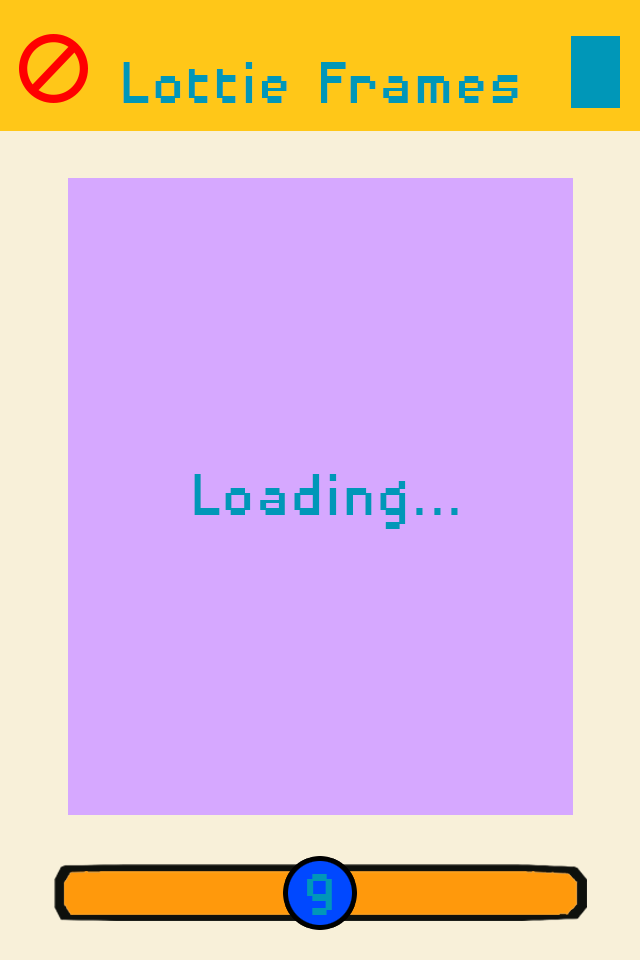
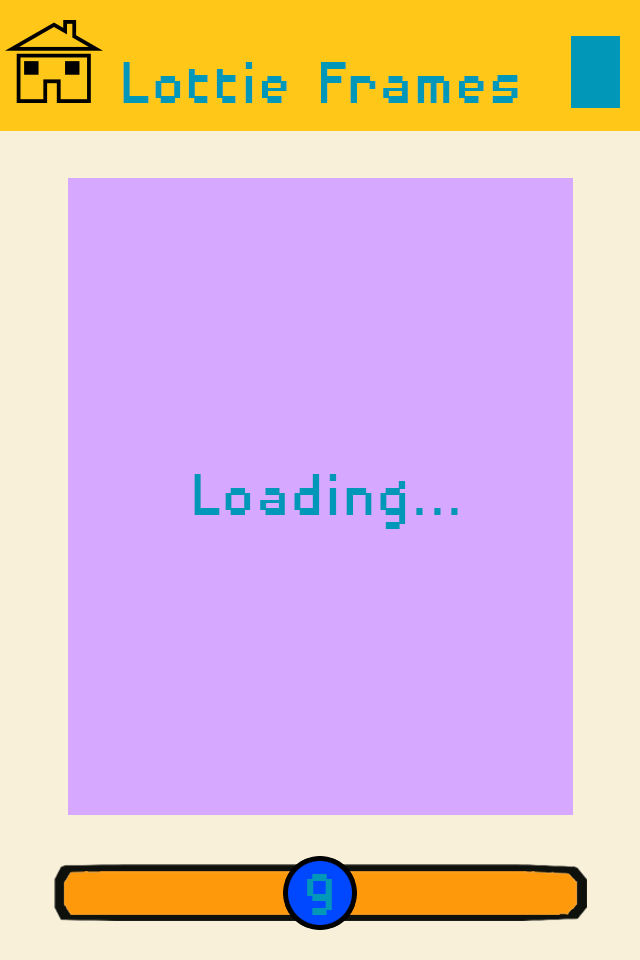
Revision of a layered 640 x 960 image; what changed, layer by layer:
painted on "home" over <box>5,20,103,103</box>
